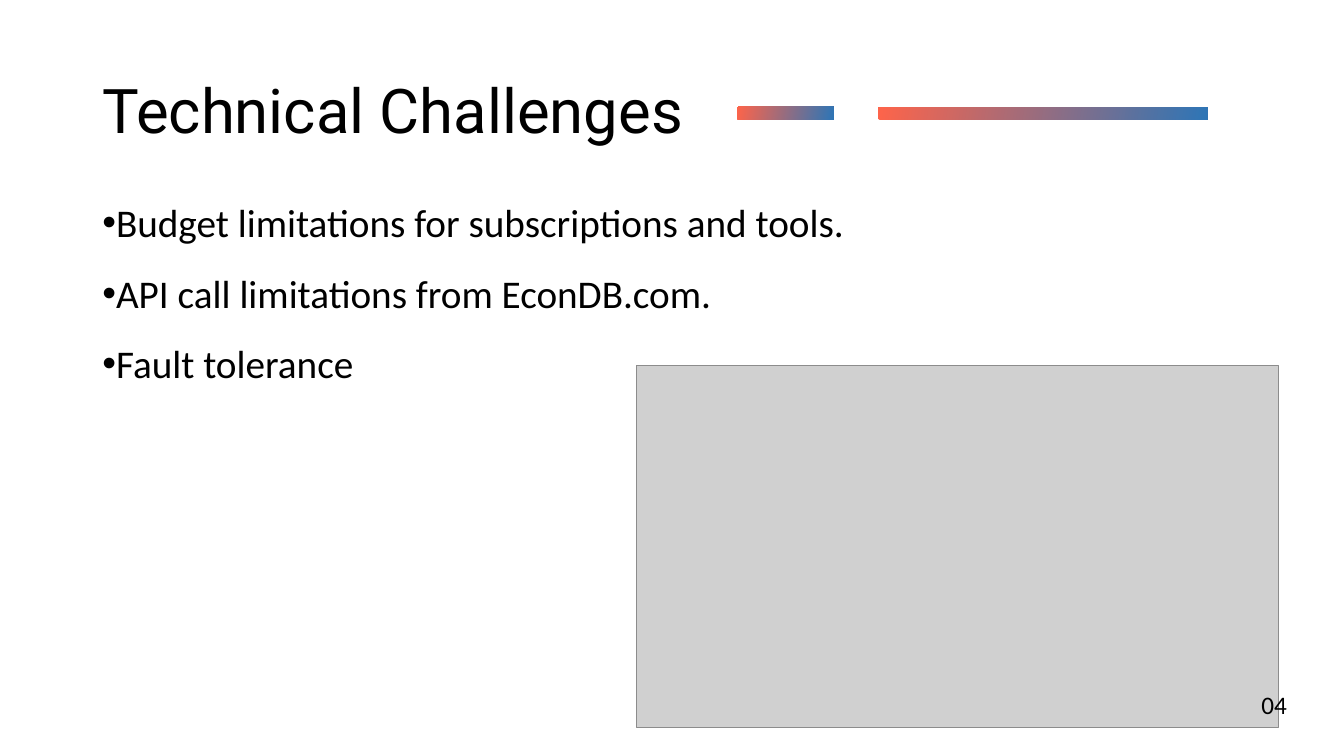
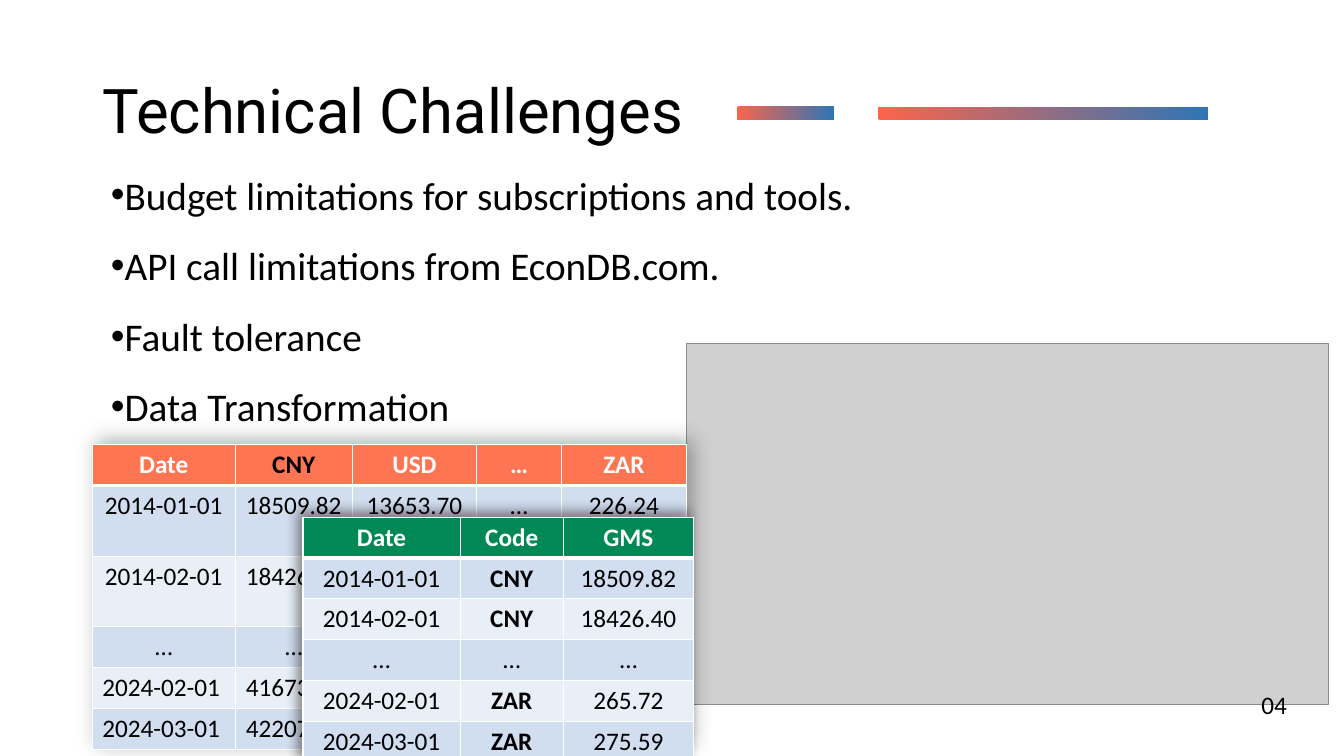
Before and after one commit to john-ml-dev/econdb_project, a slide deck: slide 4 of Docs/EconSage_Project.pptx. Drawn at 1344x756 pixels with LibreOffice and Linux fonts; fonts in the diff are those of the drawing; grey boxes stand for pictures. Boxes give left, top, right and bottom in pixels: in the first picture for what was removed or moved away, otherwise in the second. Text is boxed around its words. In the diff, an @@ line names an element or a change of style, - is before the commit and + after.

```diff
--- a/Docs/EconSage_Project.pptx
+++ b/Docs/EconSage_Project.pptx
@@ text "Budget limitations for subscriptions and ..." moved from (x1=116, y1=209, x2=844, y2=379) to (x1=125, y1=182, x2=852, y2=422) @@
@@ picture moved from (x1=636, y1=366, x2=1279, y2=727) to (x1=687, y1=344, x2=1330, y2=705) @@
@@ text at (x1=125, y1=394, x2=449, y2=422): paragraph added @@
+• Data Transformation
@@ table added at (x1=93, y1=445, x2=688, y2=749), 6 rows, 5 columns @@
+Date | CNY | USD | … | ZAR
+2014-01-01 | 18509.82 | 13653.70 | … | 226.24
+2014-02-01 | 18426.40 |  |  | 
+… | … |  |  | 
+2024-02-01 | 41673.45 |  |  | 
+2024-03-01 | 42207.80 |  |  | 
@@ table added at (x1=303, y1=517, x2=694, y2=756), 6 rows, 3 columns @@
+Date | Code | GMS
+2014-01-01 | CNY | 18509.82
+2014-02-01 | CNY | 18426.40
+… | … | …
+2024-02-01 | ZAR | 265.72
+2024-03-01 | ZAR | 275.59
```
Also in this commit, not shown: 9 other slides changed, 3 other files.
